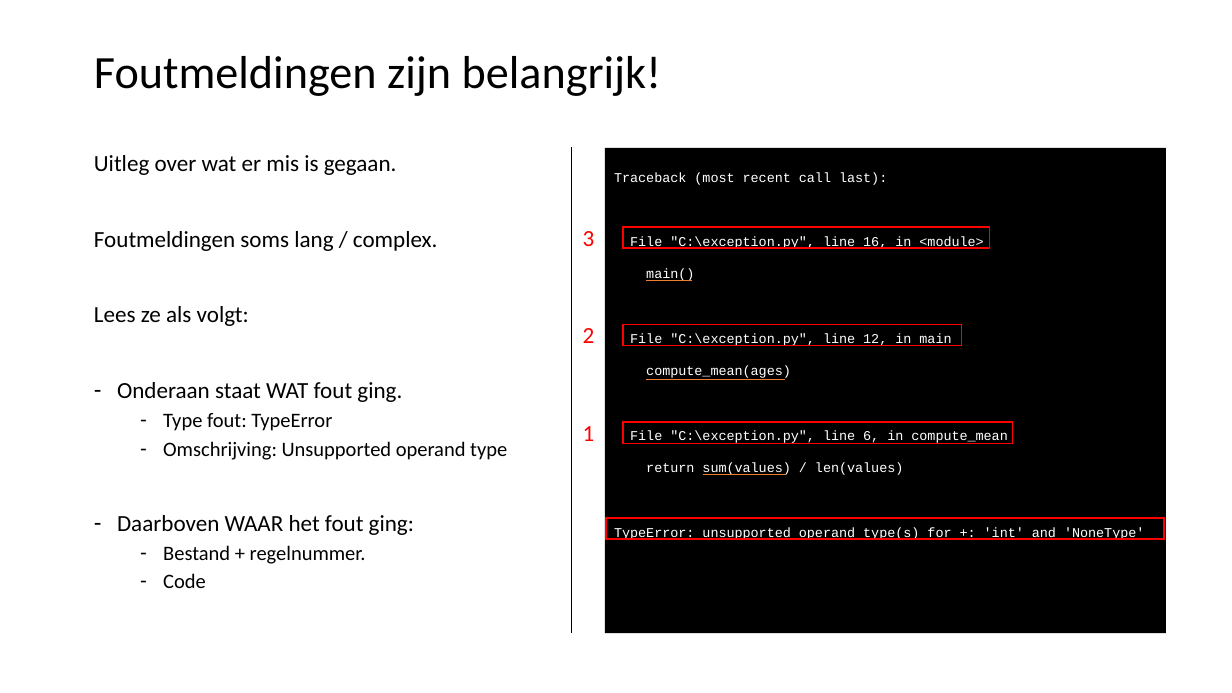
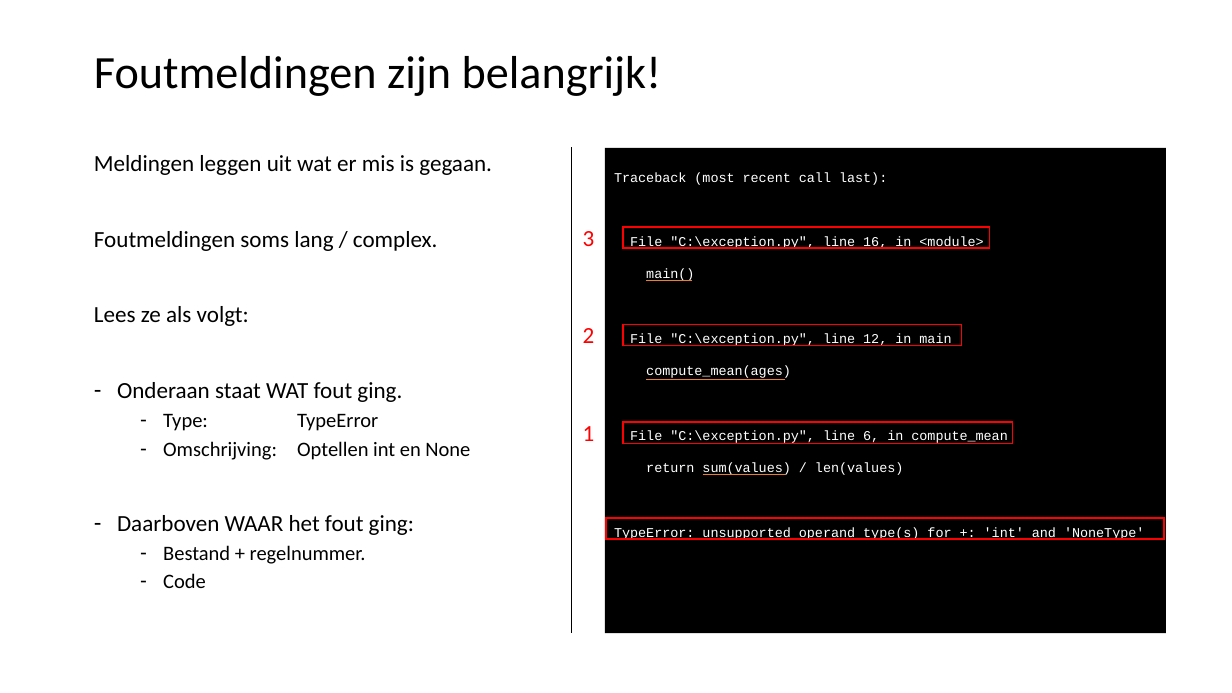
Before and after one commit to LFKoning/knowledge-sharing, a slide deck: slide 38 of python_course/2_production_code/python_cursus_2.pptx. Drawn at 1232x693 pixels with LibreOffice and Linux fonts; fonts in the diff are those of the drawing. Boxes give left, top, right and bottom in pixels: in the first picture for what was removed or moved away, otherwise in the second. Text is boxed around its words. In the diff, an @@ line names an element or a change of style, - is before the commit and + after.

```diff
--- a/python_course/2_production_code/python_cursus_2.pptx
+++ b/python_course/2_production_code/python_cursus_2.pptx
@@ text at box(94, 155, 492, 175): text changed @@
-Uitleg over wat er mis is gegaan.
+Meldingen leggen uit wat er mis is gegaan.
@@ text at box(163, 414, 470, 460): text changed @@
-  – Type fout: TypeError
-  – Omschrijving: Unsupported operand type
+  – Type: TypeError
+  – Omschrijving: Optellen int en None
```
Also in this commit, not shown: 6 other slides changed.
